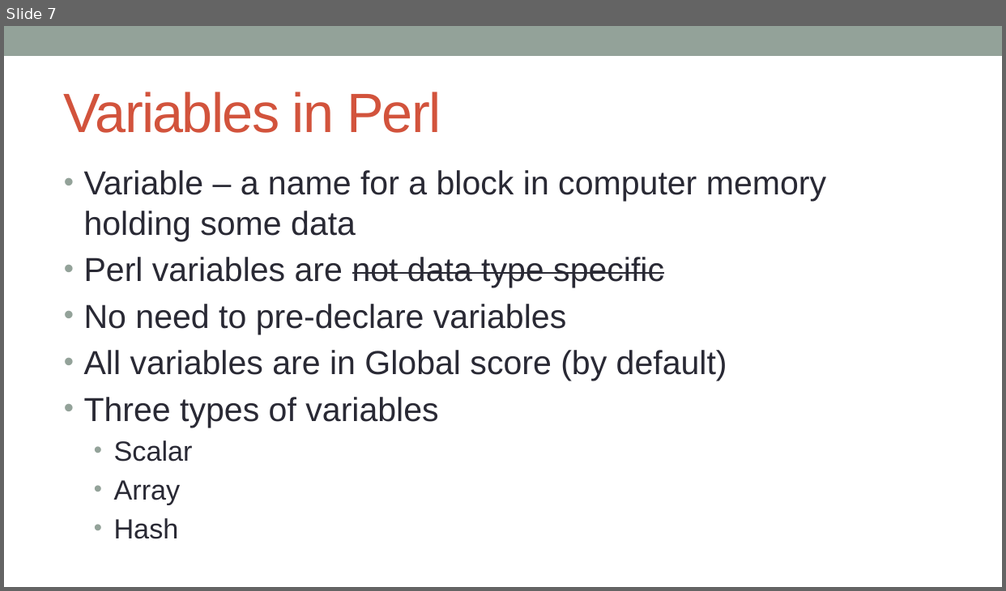
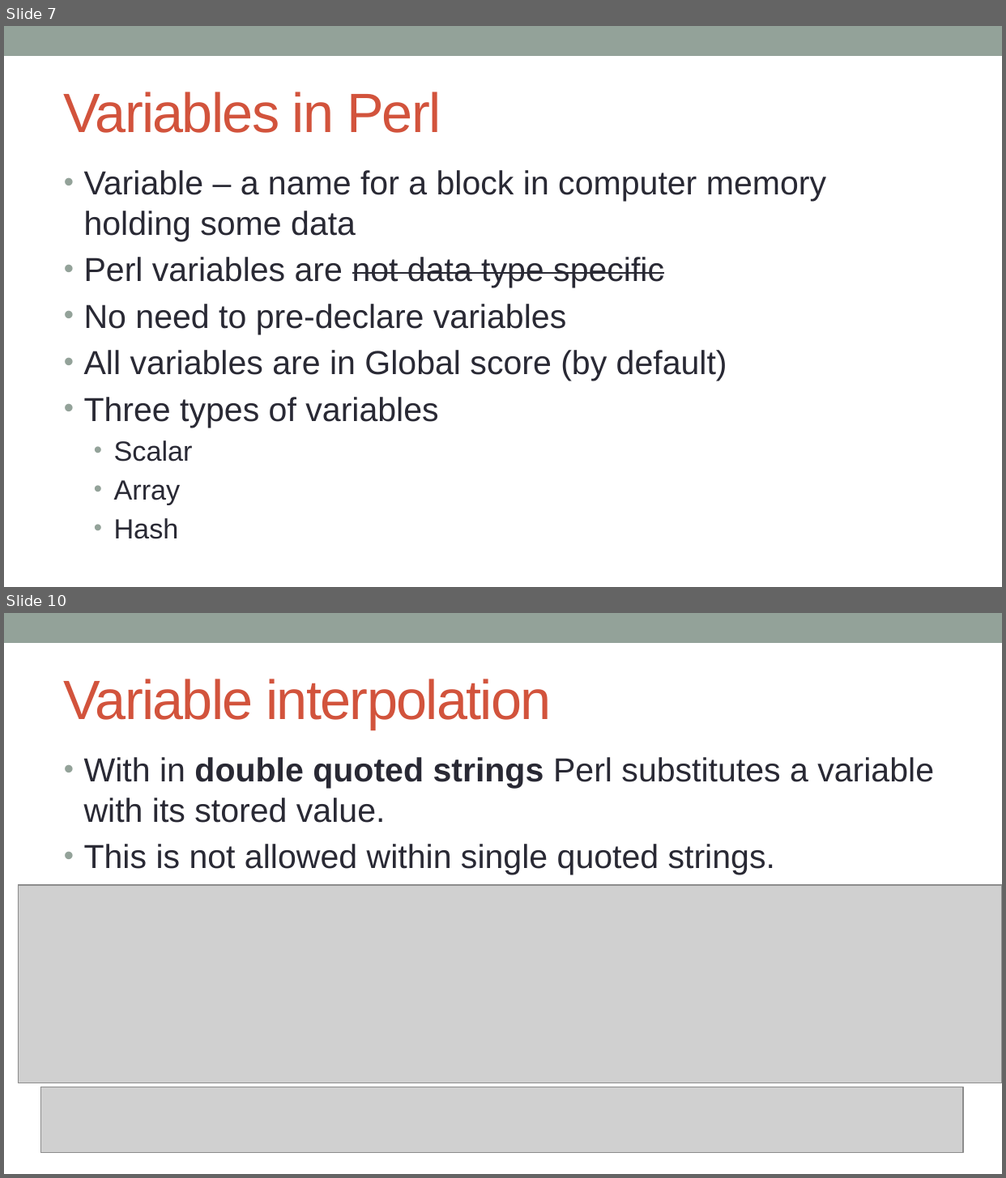
Before and after one commit to kanhu-pcr-code/bioinfo-PERL-course, a slide deck: PPTs/Variables and operators.pptx. Shown one above the other, each under a label of ours: slide 7 before the commit, slides 7 and 10 after it; the slides between them are not shown. The pictures are 1006x591 and 1006x1178 pixels, drawn with LibreOffice and Linux fonts; fonts in the diff are those of the drawing; grey boxes stand for pictures. Boxes give left, top, right and bottom in pixels: in the first picture for what was removed or moved away, otherwise in the second. Text is boxed around its words. In the diff, an @@ line names an element or a change of style, - is before the commit and + after.

```diff
--- a/PPTs/Variables and operators.pptx
+++ b/PPTs/Variables and operators.pptx
@@ slide 10 added at (4,613,1002,1174), background #FFFFFF; not listed: 1 template element that a slide beside it also shows @@
@@ title added at (64,679,551,729), 40 pt, text #D2533C @@
+Variable interpolation
@@ text added at (84,757,934,875), 24 pt, text #292934 @@
+• With in double quoted strings Perl substitutes a variable with its stored value.
+• This is not allowed within single quoted strings.
@@ picture added at (18,885,1002,1084) @@
@@ picture added at (41,1087,963,1152) @@
```
Also in this commit, not shown: 2 slides changed, 10 other slides added, 2 slides removed, 2 other files.
